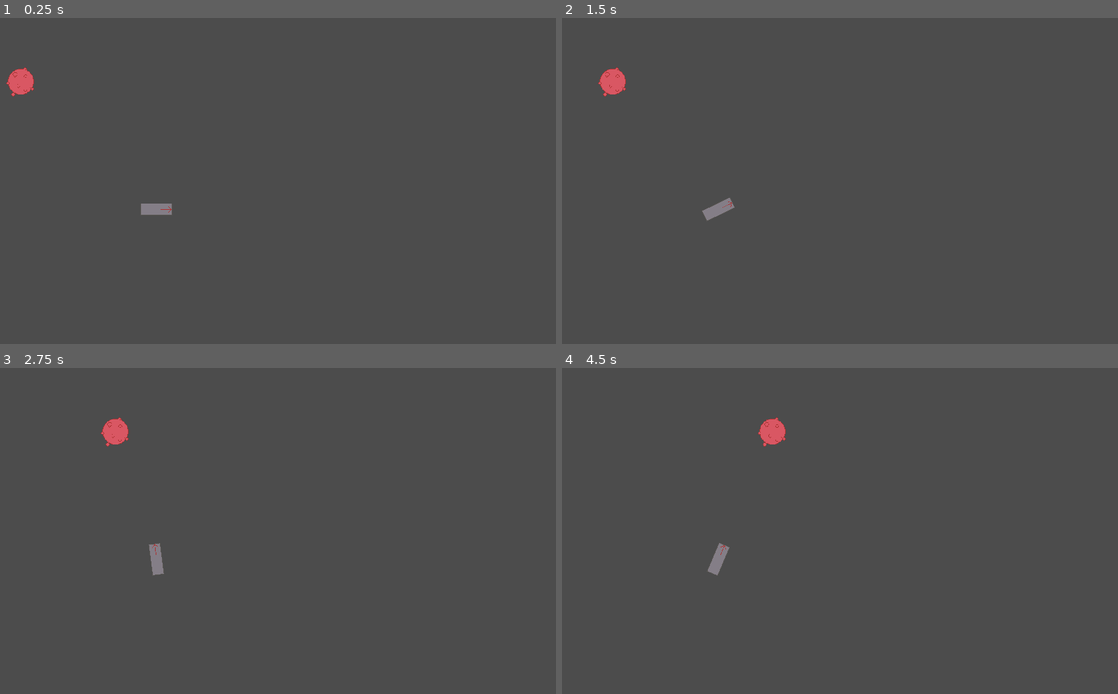
Above: before the commit, frames 1-4 (two rows, left to right).
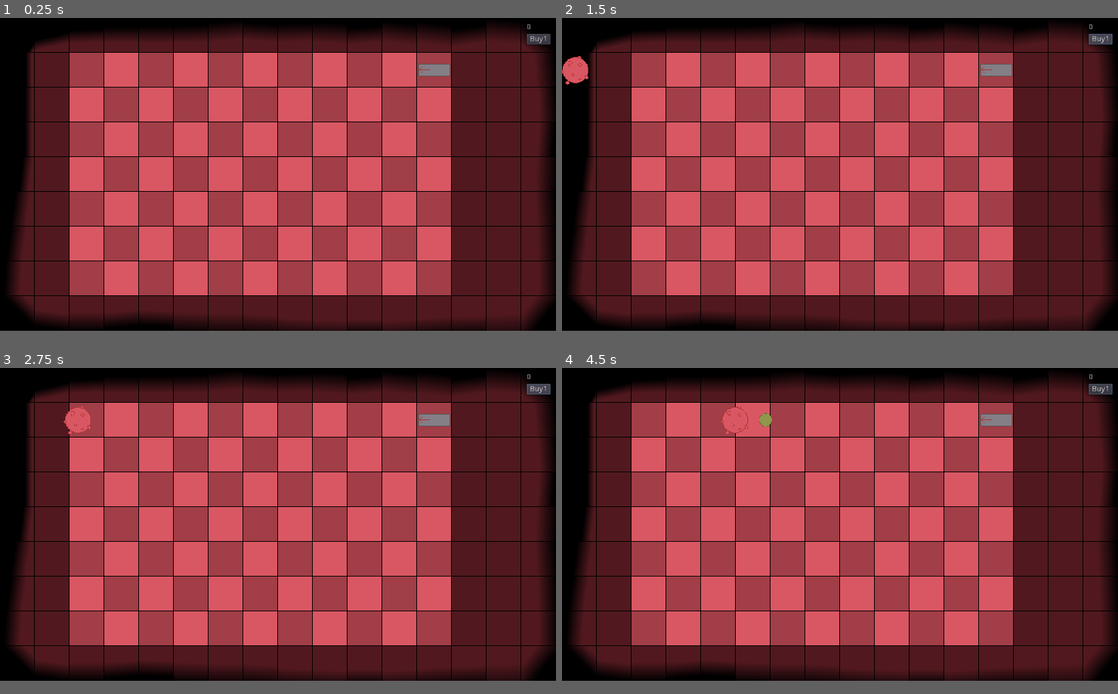
Above: after the commit, the same moments.

Repository: TeamKebab/GodotWildJam23
Game: Godot game, scene res://src/Main.tscn
Same seed, same stepped clock (60 frames per second), same inputs: the game is played once before the commit and once after it.
Inputs (mouse positions are in pixels of both pictures, inside the frame that each line leads up to):
- Up to frame 1 (0.25 s): no input
- Up to frame 2 (1.5 s): click (1101, 40) at 0.5 s, where only the run after the commit has a clickable "Buy1"; click (1101, 40) at 1.25 s, where only the run after the commit has a clickable "Buy1"
- Up to frame 3 (2.75 s): click (539, 390) at 2 s, where only the run after the commit has a clickable "Buy1"
- Up to frame 4 (4.5 s): move the mouse to (962, 514) at 2.77 s; click (962, 514) at 2.92 s; move the mouse to (728, 547) at 3.52 s; click (728, 547) at 3.67 s; move the mouse to (895, 459) at 4.27 s; click (895, 459) at 4.42 s
In our replay, the window is 800x469 before the commit and 800x450 after it. These sizes can differ from the game's own. Grey fills any space a smaller window leaves; there, only what the larger window draws over its background counts as a difference.

The runs differ from the first frame. In frame 1, 96% of the frame differs, in the area x 0-100%, y 0-96%; in frame 2, 96%; in frame 3, 96%; in frame 4, 96%.

Commit message:
antibodies

Diff:
--- a/project.godot
+++ b/project.godot
@@ -13,9 +13,15 @@
 "class": "HitBox",
 "language": "GDScript",
 "path": "res://src/components/HitBox.gd"
+}, {
+"base": "KinematicBody2D",
+"class": "Virus",
+"language": "GDScript",
+"path": "res://src/entities/Virus.gd"
 } ]
 _global_script_class_icons={
-"HitBox": ""
+"HitBox": "",
+"Virus": ""
 }
 
 [application]
@@ -24,8 +30,17 @@
 run/main_scene="res://src/Main.tscn"
 config/icon="res://icon.png"
 
+[autoload]
+
+Player="*res://src/Player.gd"
+
+[debug]
+
+shapes/collision/shape_color=Color( 0, 0.6, 0.701961, 0.329412 )
+
 [display]
 
+window/size/height=576
 window/stretch/mode="2d"
 
 [layer_names]
--- a/src/Main.tscn
+++ b/src/Main.tscn
@@ -1,29 +1,45 @@
-[gd_scene load_steps=3 format=2]
+[gd_scene load_steps=5 format=2]
 
 [ext_resource path="res://src/entities/Virus.tscn" type="PackedScene" id=1]
 [ext_resource path="res://src/entities/Cannon.tscn" type="PackedScene" id=2]
+[ext_resource path="res://assets/sprites/nose_placeholder.png" type="Texture" id=3]
+[ext_resource path="res://src/gui/AntibodiesCounter.gd" type="Script" id=5]
 
-[node name="Node" type="Node"]
+[node name="Game" type="Node"]
+
+[node name="TextureRect" type="TextureRect" parent="."]
+margin_right = 40.0
+margin_bottom = 40.0
+mouse_filter = 2
+texture = ExtResource( 3 )
+__meta__ = {
+"_edit_use_anchors_": false
+}
+
+[node name="AntiBodies" type="Node2D" parent="."]
 
 [node name="YSort" type="YSort" parent="."]
 
 [node name="Virus" parent="YSort" instance=ExtResource( 1 )]
-position = Vector2( 36.8654, 117.137 )
+position = Vector2( -32, 96 )
 
 [node name="Virus2" parent="YSort" instance=ExtResource( 1 )]
-position = Vector2( -608, 224 )
+position = Vector2( -416, 96 )
+
+[node name="Virus3" parent="YSort" instance=ExtResource( 1 )]
+position = Vector2( -544, 96 )
 
 [node name="Cannon" parent="YSort" instance=ExtResource( 2 )]
-position = Vector2( 288, 352 )
+position = Vector2( 800, 96 )
 
 [node name="GUI" type="Node" parent="."]
 
-[node name="BottomBar" type="MarginContainer" parent="GUI"]
-visible = false
-anchor_top = 1.0
+[node name="ToolBar" type="MarginContainer" parent="GUI"]
+anchor_left = 1.0
 anchor_right = 1.0
 anchor_bottom = 1.0
-margin_top = -40.0
+margin_left = -64.0
+mouse_filter = 1
 size_flags_horizontal = 3
 size_flags_vertical = 4
 custom_constants/margin_right = 10
@@ -34,36 +50,22 @@
 "_edit_use_anchors_": false
 }
 
-[node name="HBoxContainer" type="HBoxContainer" parent="GUI/BottomBar"]
+[node name="ButtonContainer" type="VBoxContainer" parent="GUI/ToolBar"]
 margin_left = 10.0
 margin_top = 10.0
-margin_right = 1014.0
-margin_bottom = 30.0
+margin_right = 54.0
+margin_bottom = 566.0
 size_flags_horizontal = 3
 custom_constants/separation = 5
-__meta__ = {
-"_edit_use_anchors_": false
-}
 
-[node name="BuyButton1" type="Button" parent="GUI/BottomBar/HBoxContainer"]
+[node name="AntibodiesCounter" type="Label" parent="GUI/ToolBar/ButtonContainer"]
 margin_right = 44.0
-margin_bottom = 20.0
+margin_bottom = 14.0
+script = ExtResource( 5 )
+
+[node name="BuyButton1" type="Button" parent="GUI/ToolBar/ButtonContainer"]
+margin_top = 19.0
+margin_right = 44.0
+margin_bottom = 39.0
+mouse_filter = 1
 text = "Buy1"
-
-[node name="BuyButton2" type="Button" parent="GUI/BottomBar/HBoxContainer"]
-margin_left = 49.0
-margin_right = 93.0
-margin_bottom = 20.0
-text = "Buy2"
-
-[node name="BuyButton3" type="Button" parent="GUI/BottomBar/HBoxContainer"]
-margin_left = 98.0
-margin_right = 142.0
-margin_bottom = 20.0
-text = "Buy3"
-
-[node name="BuyButton4" type="Button" parent="GUI/BottomBar/HBoxContainer"]
-margin_left = 147.0
-margin_right = 191.0
-margin_bottom = 20.0
-text = "Buy4"
--- /dev/null
+++ b/src/Player.gd
@@ -0,0 +1,12 @@
+extends Node
+
+
+signal antibodies_changed(new_antibodies)
+
+
+var antibodies: int = 0 setget set_antibodies
+
+
+func set_antibodies(new_antibodies):
+	antibodies = new_antibodies
+	emit_signal("antibodies_changed", new_antibodies)
--- /dev/null
+++ b/src/entities/AntiBodies.gd
@@ -0,0 +1,14 @@
+extends Area2D
+
+var amount: int = 1
+
+
+func _ready() -> void:
+	self.connect("input_event", self, "_on_AntiBodies_input_event")
+
+
+func _on_AntiBodies_input_event(viewport: Viewport, event : InputEvent, shape_idx: int):
+	if event is InputEventMouseButton:
+		if event.pressed and event.button_index == BUTTON_LEFT:
+			Player.antibodies += amount
+			queue_free()
--- /dev/null
+++ b/src/entities/AntiBodies.tscn
@@ -0,0 +1,16 @@
+[gd_scene load_steps=4 format=2]
+
+[ext_resource path="res://assets/sprites/antibodies.png" type="Texture" id=1]
+[ext_resource path="res://src/entities/AntiBodies.gd" type="Script" id=2]
+
+[sub_resource type="RectangleShape2D" id=1]
+extents = Vector2( 10.9756, 15.5941 )
+
+[node name="AntiBodies" type="Area2D"]
+script = ExtResource( 2 )
+
+[node name="Sprite" type="Sprite" parent="."]
+texture = ExtResource( 1 )
+
+[node name="CollisionShape2D" type="CollisionShape2D" parent="."]
+shape = SubResource( 1 )
--- a/src/entities/Bullet.tscn
+++ b/src/entities/Bullet.tscn
@@ -11,7 +11,7 @@
 radius = 12.0
 
 [node name="KinematicBody2D" type="KinematicBody2D"]
-collision_layer = 8
+collision_layer = 0
 collision_mask = 0
 script = ExtResource( 3 )
 
--- a/src/entities/Cannon.gd
+++ b/src/entities/Cannon.gd
@@ -1,38 +1,29 @@
 extends KinematicBody2D
 
-const ANGLE_ERROR = 0.001
-const ROTATION_SPEED = 1
 const COOLDOWN = 3
 
 const Bullet = preload("res://src/entities/Bullet.tscn")
 
+var hp : int = 2
 var target : Area2D
 
 onready var time_since_last_shoot: float = COOLDOWN
 onready var detection : Area2D = $DetectionBox
+onready var hurtbox : Area2D = $HurtBox
 
 func _ready() -> void:
 	detection.connect("area_entered", self,
 		"_on_detection_area_entered")
-
+	detection.connect("area_exited", self,
+		"_on_detection_area_exited")
+	hurtbox.connect("area_entered", self,
+		"_on_hurtbox_area_entered")
 
 func _physics_process(delta: float):
 	if target == null:
 		return
 
-	if _point_to_target(delta):
-		_shoot_target(delta)
-
-
-func _point_to_target(delta: float) -> bool:
-	var target_rotation = target.global_position.angle_to_point(global_position)
-
-	if target_rotation - rotation < 0:
-		rotation = max(target_rotation, rotation - ROTATION_SPEED * delta)
-	else:
-		rotation = min(target_rotation, rotation + ROTATION_SPEED * delta)
-
-	return abs(target_rotation - rotation) < ANGLE_ERROR
+	_shoot_target(delta)
 
 
 func _shoot_target(delta) -> void:
@@ -41,17 +32,34 @@
 	if time_since_last_shoot > COOLDOWN:
 		var bullet = Bullet.instance()
 
-		bullet.direction = Vector2.RIGHT.rotated(rotation)
+		bullet.direction = Vector2.LEFT
 		self.add_child(bullet)
 		time_since_last_shoot = 0
 
+
+func _on_hurtbox_area_entered(hitbox: HitBox) -> void:
+	var virus : Virus = hitbox.owner
+
+	if virus == null:
+		return
+
+	hp -= hitbox.damage
+
+	if hp <= 0:
+		queue_free()
 
 func _on_detection_area_entered(area: Area2D) -> void:
 	if target == null:
 		_find_target()
 
 
-func _on_target_destroyed() -> void:
+func _on_detection_area_exited(area: Area2D) -> void:
+	if target != null:
+		target = null
+		_find_target()
+
+
+func _on_target_destroyed(virus: Virus) -> void:
 	target.owner.disconnect("destroyed", self, "_on_target_destroyed")
 	target = null
 	_find_target()
@@ -67,13 +75,31 @@
 
 
 func _get_nearest_target(targets:Array) -> Area2D:
-	if targets.empty():
+	var valid_targets : Array = _get_valid_targets(targets)
+
+	if valid_targets.empty():
 		return null
 
-	var target = targets[0]
+	var target = valid_targets[0]
 
-	for i in targets:
-		if i.global_position.distance_to(global_position) < target.global_position.distance_to(global_position):
+	for i in valid_targets:
+		if _is_closer(target.global_position, i.global_position):
 			target = i
 
 	return target
+
+
+func _get_valid_targets(targets:Array) -> Array:
+	var valid_targets : Array = []
+
+	for i in targets:
+		var virus:Virus = i.owner
+
+		if virus != null and virus.hp > 0:
+			valid_targets.append(i)
+
+	return valid_targets
+
+
+func _is_closer(current: Vector2, next: Vector2) -> bool:
+	return next.distance_to(global_position) < current.distance_to(global_position)
--- a/src/entities/Cannon.tscn
+++ b/src/entities/Cannon.tscn
@@ -1,14 +1,18 @@
-[gd_scene load_steps=6 format=2]
+[gd_scene load_steps=8 format=2]
 
 [ext_resource path="res://src/entities/Cannon.gd" type="Script" id=1]
 [ext_resource path="res://assets/sprites/cannon.png" type="Texture" id=2]
 [ext_resource path="res://src/components/DetectionBox.tscn" type="PackedScene" id=3]
+[ext_resource path="res://src/components/HurtBox.tscn" type="PackedScene" id=4]
 
 [sub_resource type="RectangleShape2D" id=1]
 extents = Vector2( 32, 32 )
 
-[sub_resource type="CircleShape2D" id=2]
-radius = 300.0
+[sub_resource type="RectangleShape2D" id=2]
+extents = Vector2( 256, 16 )
+
+[sub_resource type="RectangleShape2D" id=3]
+extents = Vector2( 28, 10 )
 
 [node name="Cannon" type="KinematicBody2D"]
 collision_layer = 2147483656
@@ -26,6 +30,16 @@
 collision_mask = 2147483649
 
 [node name="CollisionShape2D" parent="DetectionBox" index="0"]
+position = Vector2( -288, 0 )
 shape = SubResource( 2 )
 
+[node name="HurtBox" parent="." instance=ExtResource( 4 )]
+collision_layer = 2
+collision_mask = 0
+
+[node name="CollisionShape2D" parent="HurtBox" index="0"]
+shape = SubResource( 3 )
+
 [editable path="DetectionBox"]
+
+[editable path="HurtBox"]
--- a/src/entities/Virus.gd
+++ b/src/entities/Virus.gd
@@ -1,6 +1,9 @@
 extends KinematicBody2D
+class_name Virus
 
 signal destroyed
+
+const AntiBodies = preload("res://src/entities/AntiBodies.tscn")
 
 const MAX_VELOCITY = 100
 
@@ -8,6 +11,7 @@
 var velocity = Vector2.ZERO
 var acceleration = Vector2.RIGHT * 50
 
+onready var antibodies_container : Node2D = find_parent("Game").find_node("AntiBodies")
 onready var hurtbox : Area2D = $HurtBox
 
 func _ready():
@@ -27,5 +31,11 @@
 	hp -= hitbox.damage
 
 	if hp <= 0:
+		var antibodies = AntiBodies.instance()
+		antibodies.amount = 1
+		antibodies.global_position = global_position
+		antibodies.global_position.y += randi() % 32 - 16
+		antibodies_container.add_child(antibodies)
+
 		emit_signal("destroyed", self)
 		queue_free()
--- a/src/entities/Virus.tscn
+++ b/src/entities/Virus.tscn
@@ -1,8 +1,9 @@
-[gd_scene load_steps=6 format=2]
+[gd_scene load_steps=8 format=2]
 
 [ext_resource path="res://src/entities/Virus.gd" type="Script" id=1]
 [ext_resource path="res://assets/sprites/virus.png" type="Texture" id=2]
 [ext_resource path="res://src/components/HurtBox.tscn" type="PackedScene" id=3]
+[ext_resource path="res://src/components/HitBox.tscn" type="PackedScene" id=4]
 
 [sub_resource type="CircleShape2D" id=1]
 radius = 24.0
@@ -10,9 +11,12 @@
 [sub_resource type="CircleShape2D" id=2]
 radius = 24.0
 
+[sub_resource type="CircleShape2D" id=3]
+radius = 30.0
+
 [node name="Virus" type="KinematicBody2D"]
 collision_layer = 4
-collision_mask = 0
+collision_mask = 12
 script = ExtResource( 1 )
 
 [node name="Sprite" type="Sprite" parent="."]
@@ -27,4 +31,13 @@
 [node name="CollisionShape2D" parent="HurtBox" index="0"]
 shape = SubResource( 2 )
 
+[node name="HitBox" parent="." instance=ExtResource( 4 )]
+collision_layer = 0
+collision_mask = 2
+
+[node name="CollisionShape2D" parent="HitBox" index="0"]
+shape = SubResource( 3 )
+
 [editable path="HurtBox"]
+
+[editable path="HitBox"]
--- /dev/null
+++ b/src/gui/AntibodiesCounter.gd
@@ -0,0 +1,10 @@
+extends Label
+
+
+func _ready() -> void:
+	text = str(Player.antibodies)
+	Player.connect("antibodies_changed", self, "_on_Player_antibodies_changed")
+
+
+func _on_Player_antibodies_changed(antibodies: int) -> void:
+	text = str(antibodies)
Binary file added: assets/sprites/antibodies.png
Not shown, added: assets/sprites/antibodies.png.import
Binary file changed: assets/sprites/cannon.png
Not shown, added: assets/sprites/nose_placeholder.png.import
